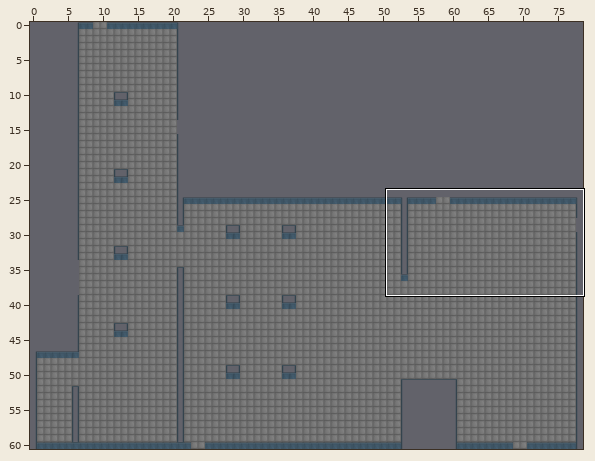
One commit to this Tiled map (JSON): B00240424/Assets/Game/Maps/Level1.json. The picture above shows the old version from afar; the outline marks the close-up.
Close-up. Earlier state:
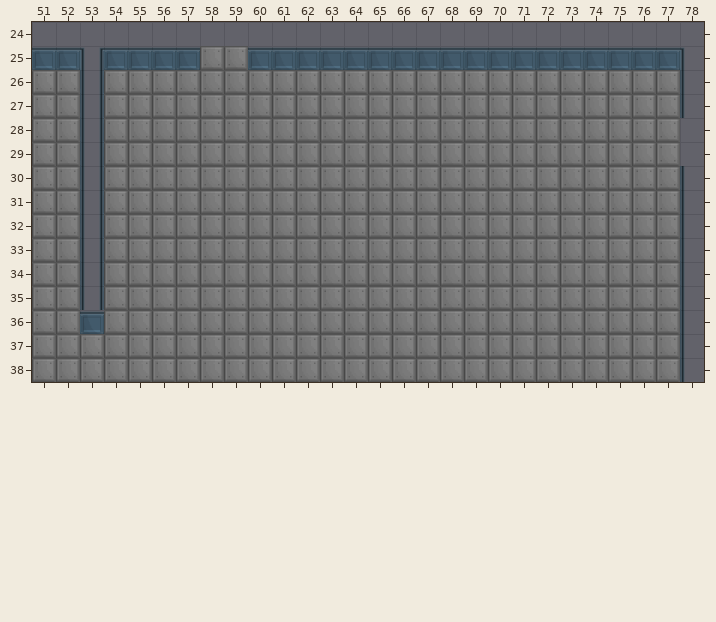
Cells are 64x64 px. Shown: x 51..78, y 24..38. The commit also changed other parts of the map, which this record leaves out.
Now the later version:
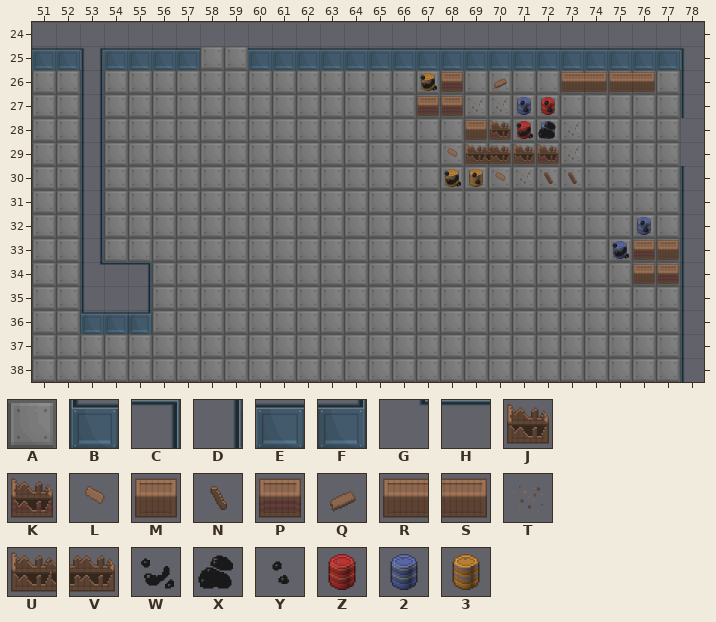
Key: from "MapTiles": A 0, B 1, C 6, D 7, E 9, F 11, G 12, H 13; from "MapTiles2": J 0, K 1, L 2, M 3, N 4, P 5, Q 6, R 7, S 8, T 9, U 10, V 11, W 12, X 14, Y 15, Z 16, 2 17, 3 18.
_ is an empty cell.
Tiles of an added or newly shown layer are drawn over the layers below it.
What changed:
Layer "Floor":
The author cleared tile A in rows 34 to 36 at x 54 to 55.
Layer "Wall1":
The edit turns tile E into tile B in row 36 at x 53.
There is now tile C in row 34 at x 55.
There is now tile D in row 35 at x 55.
There is now tile E in row 36 at x 54.
There is now tile F in row 36 at x 55.
There is now tile H in row 34 at x 54.
Layer "Wall2":
The edit turns tile D into tile G in row 34 at x 53.
The author cleared tile D in row 35 at x 53.
Layer "Debris" (added):
There is now tile 2 in row 27 at x 71; in row 28 at x 72; in row 32 at x 76; in row 33 at x 75.
There is now tile 3 in row 26 at x 67; in row 30 at x 68 to 69.
There is now tile J in row 29 at x 71.
There is now tile K in row 28 at x 70; in row 29 at x 72.
There is now tile M in row 28 at x 69; in row 33 at x 77; in row 34 at x 76.
There is now tile P in row 26 at x 68; in row 27 at x 67 to 68; in row 33 at x 76; in row 34 at x 77.
There is now tile R in row 26 at x 73 and 75.
There is now tile S in row 26 at x 74 and 76.
There is now tile U in row 29 at x 69.
There is now tile V in row 29 at x 70.
There is now tile Z in row 27 at x 72; in row 28 at x 71.
Layer "DebrisDetail" (added):
There is now tile L in row 29 at x 68; in row 30 at x 70.
There is now tile N in row 30 at x 72 to 73.
There is now tile Q in row 26 at x 70.
There is now tile T in row 27 at x 69 to 70; in rows 28 to 29 at x 73; in row 30 at x 71.
There is now tile W in row 26 at x 67; in row 28 at x 71; in row 30 at x 68; in row 33 at x 75.
There is now tile X in row 28 at x 72.
There is now tile Y in row 27 at x 71 to 72; in row 30 at x 69; in row 32 at x 76.
Changed places in both close-ups, as pixel boxes (x1, y1, x2, y2):
added: (417, 72, 655, 187)
added: (612, 217, 679, 284)
changed: (80, 262, 152, 334)
